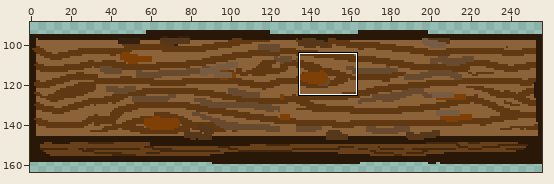
Two states of a sprite sheet, Assets/Sprites/Construction/Wood/Floor_Plank.png. Above: a wide view before the commit, with the close-up outlined.
Close-up. Before:
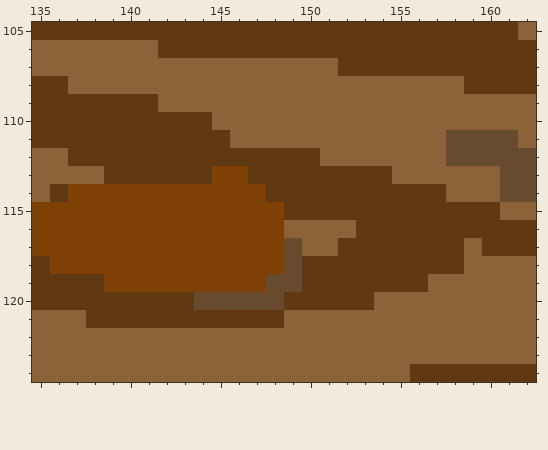
The file is 256x256 pixels. Shown: x 135..162, y 105..124. The wide view leaves out empty margins. The commit also changed other parts of the picture, which this record leaves out.
And afterwards:
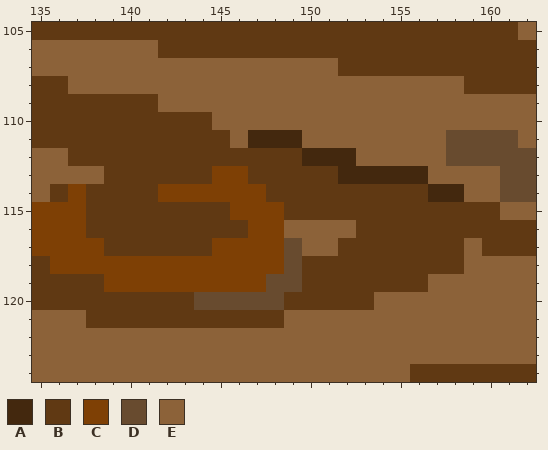
Palette (. is transparent): A #43280e  B #603913  C #7e4005  D #684b2f  E #8c6239
The edit:
y 111: x 147..149 EEE -> AAA
y 112: x 150..152 BEE -> AAA
y 113: x 152..156 BBBEE -> AAAAA
y 114: x 138..141 CCCC -> BBBB; x 157..158 BE -> AA
y 115: x 138..145 CCCCCCCC -> BBBBBBBB
y 116: x 138..146 CCCCCCCCC -> BBBBBBBBB
y 117: x 139..144 CCCCCC -> BBBBBB
Boxes around the changes in both close-ups, in picture pixels (x1, y1, x2, y2):
changed: (86, 130, 464, 256)
